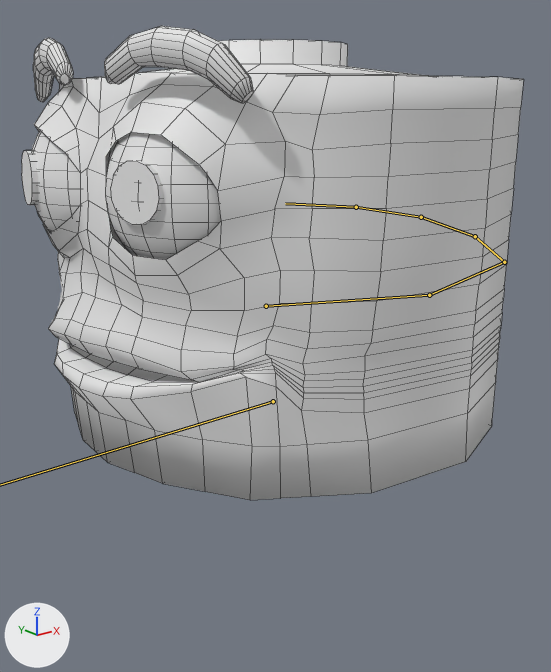
A saved change to the FBX model Assets/3D/Characters/Toilee/toilee.fbx.
The view is the same before and after, from a 50 mm camera at (-4.14, -5.24, 2.75) aimed at (0.28, 0.28, 0.54). Arrows for +X, +Y and +Z are at lower left; the lights stay in place. The bones that change are drawn over the model as lines. Mesh edges are drawn as thin lines.

Names of what the first picture shows: 'Toilee'.
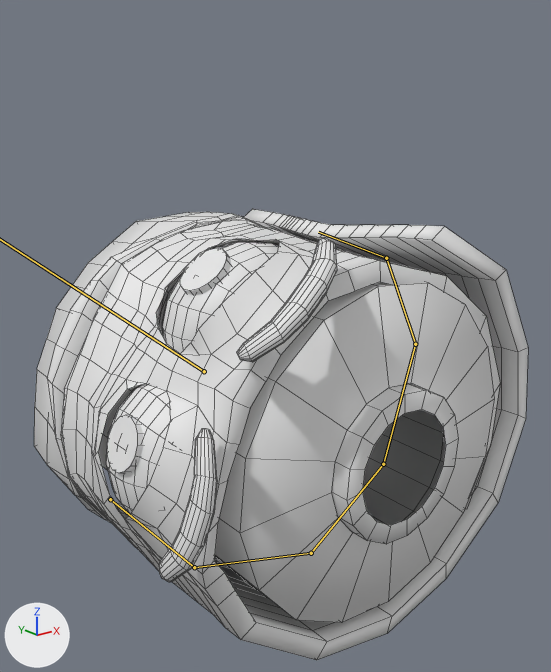
The newer file adds an action. The first version stands in its rest pose; the second is drawn at frame 14 of the action 'CannonIdle'.

Boxes (x1, y1, x2, y2) around the edits, measured in the pictures (551 x 672 px):
'Toilee', posed: before (22, 26, 523, 500); after (34, 209, 528, 660)
bone 'Bone.006', root to tip: before (266, 306) to (429, 295); after (110, 499) to (194, 567)
bone 'Bone.007', root to tip: before (429, 295) to (504, 262); after (194, 567) to (311, 553)
bone 'Bone.008', root to tip: before (504, 262) to (475, 236); after (311, 553) to (383, 464)
bone 'Bone.009', root to tip: before (475, 236) to (421, 217); after (383, 464) to (415, 344)
bone 'Bone.010', root to tip: before (421, 217) to (356, 207); after (415, 344) to (386, 258)
bone 'Bone.011', root to tip: before (356, 207) to (285, 203); after (386, 258) to (318, 232)

What the commit changed:
Bone 'Bone.012' (bone_bone_012) moves from (0.0, 0.0, 0.0) to (-0.02, 0.01, -1.16).
Bone 'Bone.012' (bone_bone_012) turns from (0, 0, 0) to (-39, -90, 0) degrees about its own x, y and z.
Bone 'Bone.012' (bone_bone_012) is rescaled from (1.0, 1.0, 1.0) to (0.9, 1.0, 1.0).
Bone 'Bone.006' (bone_bone_006) turns from (0, 0, 0) to (3, -1, 12) degrees about its own x, y and z.
Bone 'Bone.007' (bone_bone_007) turns from (0, 0, 0) to (0, 0, -3) degrees about its own x, y and z.
Bone 'Bone.008' (bone_bone_008) turns from (0, 0, 0) to (0, 0, 15) degrees about its own x, y and z.
Bone 'Bone.009' (bone_bone_009) turns from (0, 0, 0) to (0, 0, 21) degrees about its own x, y and z.
Bone 'Bone.010' (bone_bone_010) turns from (0, 0, 0) to (0, 0, 20) degrees about its own x, y and z.
Bone 'Bone.011' (bone_bone_011) turns from (0, 0, 0) to (0, 0, 12) degrees about its own x, y and z.
